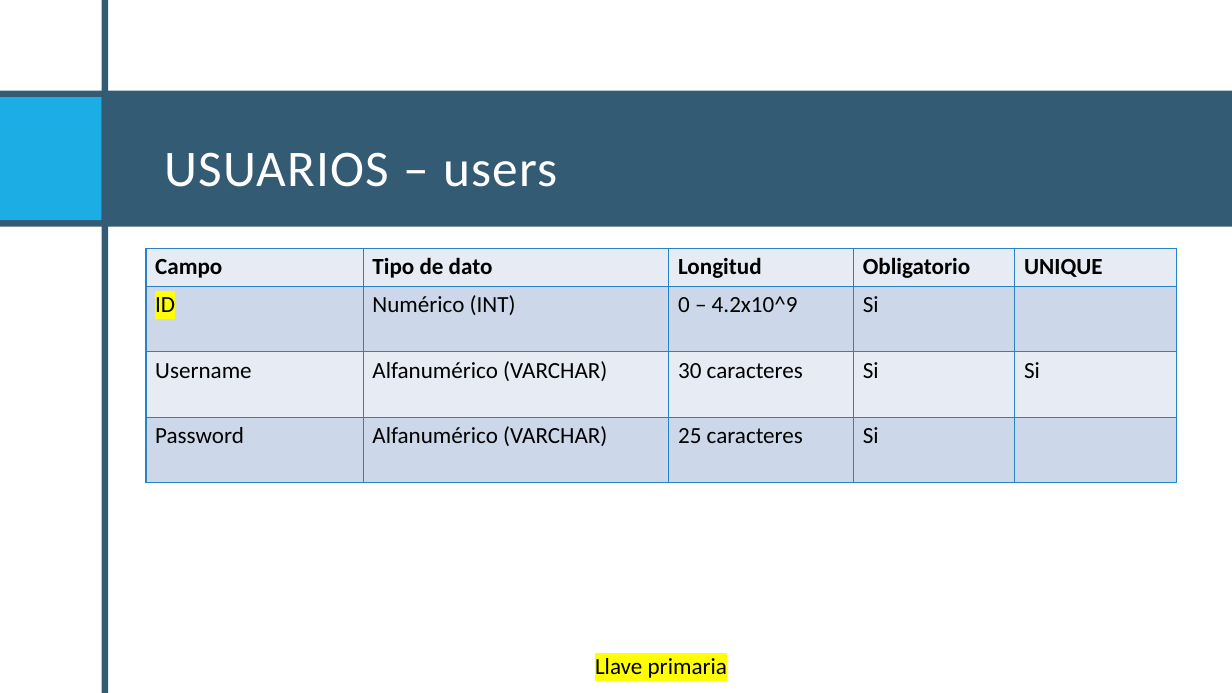
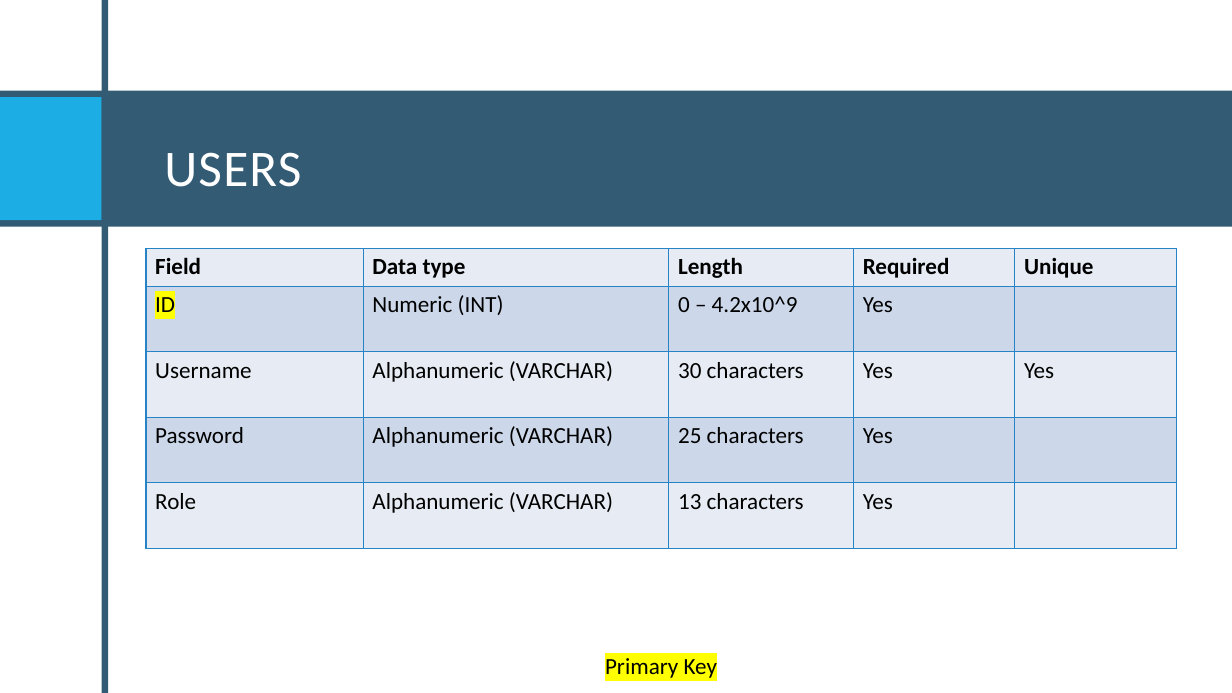
Before and after one commit to Santiago-004/proyecto, a slide deck: slide 21 of Proyecto Final.pptx (slide 27 before the commit). Drawn at 1232x693 pixels with LibreOffice and Linux fonts; fonts in the diff are those of the drawing. Boxes give left, top, right and bottom in pixels: in the first picture for what was removed or moved away, otherwise in the second. Text is boxed around its words. In the diff, an @@ line names an element or a change of style, - is before the commit and + after.

```diff
--- a/Proyecto Final.pptx
+++ b/Proyecto Final.pptx
@@ title at (164,152,301,187): text changed @@
-USUARIOS – users
+USERS
@@ table at (146,249,1177,548) @@
-row 1: Campo | Tipo de dato | Longitud | Obligatorio | UNIQUE
-row 2: ID | Numérico (INT) | 0 – 4.2x10^9 | Si | 
-row 3: Username | Alfanumérico (VARCHAR) | 30 caracteres | Si | Si
-row 4: Password | Alfanumérico (VARCHAR) | 25 caracteres | Si | 
+row 1: Field | Data type | Length | Required | Unique
+row 2: ID | Numeric (INT) | 0 – 4.2x10^9 | Yes | 
+row 3: Username | Alphanumeric (VARCHAR) | 30 characters | Yes | Yes
+row 4: Password | Alphanumeric (VARCHAR) | 25 characters | Yes | 
+row 5: Role | Alphanumeric (VARCHAR) | 13 characters | Yes | 
@@ text at (605,658,717,678): text changed @@
-Llave primaria
+Primary Key
```
Also in this commit, not shown: 17 other slides changed, 13 slides added, 22 slides removed.
